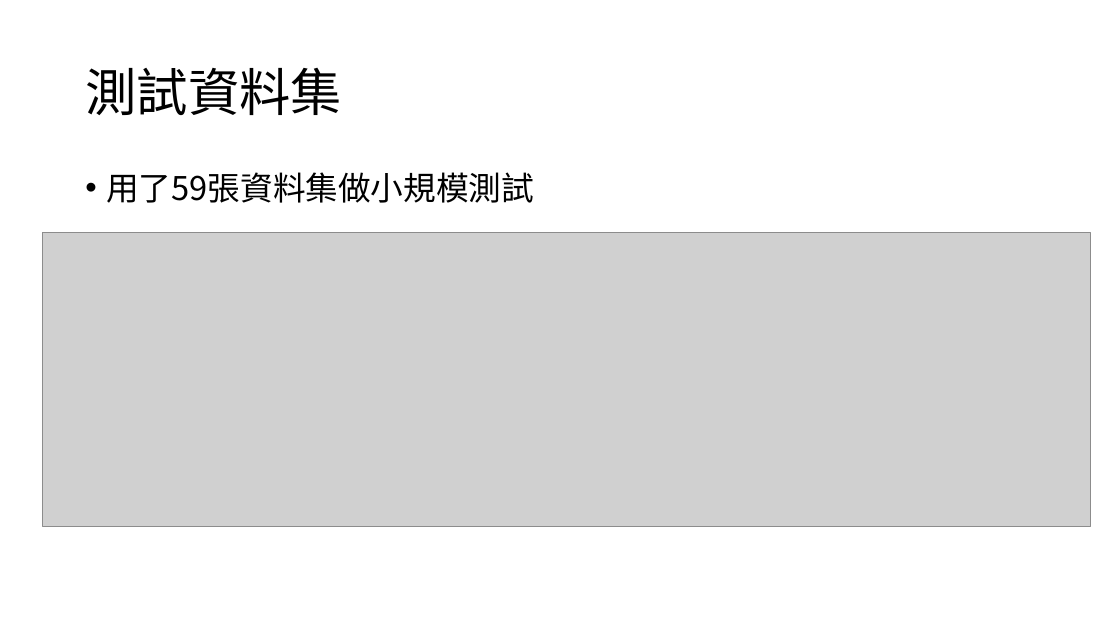
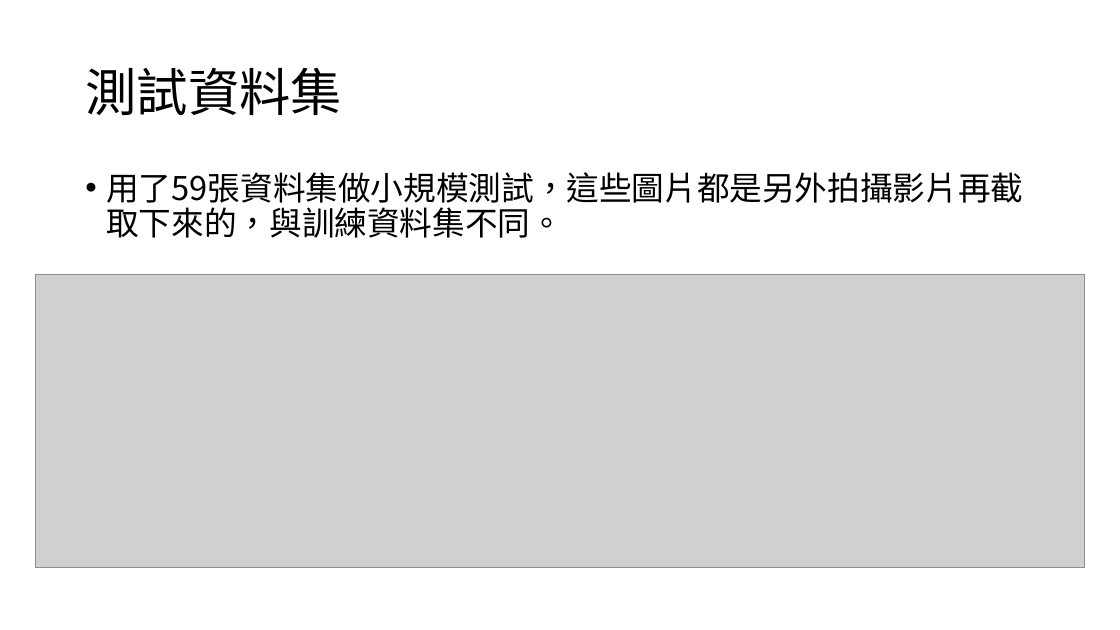
Before and after one commit to mizulun/seatpose-system, a slide deck: slide 4 of 27.pptx. Drawn at 1120x630 pixels with LibreOffice and Linux fonts; fonts in the diff are those of the drawing; grey boxes stand for pictures. Boxes give left, top, right and bottom in pixels: in the first picture for what was removed or moved away, otherwise in the second. Text is boxed around its words. In the diff, an @@ line names an element or a change of style, - is before the commit and + after.

```diff
--- a/27.pptx
+++ b/27.pptx
@@ text at <box>106,172,1023,238</box>: text changed @@
-• 用了59張資料集做小規模測試
+• 用了59張資料集做小規模測試，這些圖片都是另外拍攝影片再截取下來的，與訓練資料集不同。
@@ picture: place and size @@
-picture at <box>42,233,1091,526</box>
+picture at <box>36,274,1085,567</box>
```
Also in this commit, not shown: 2 other slides changed.
